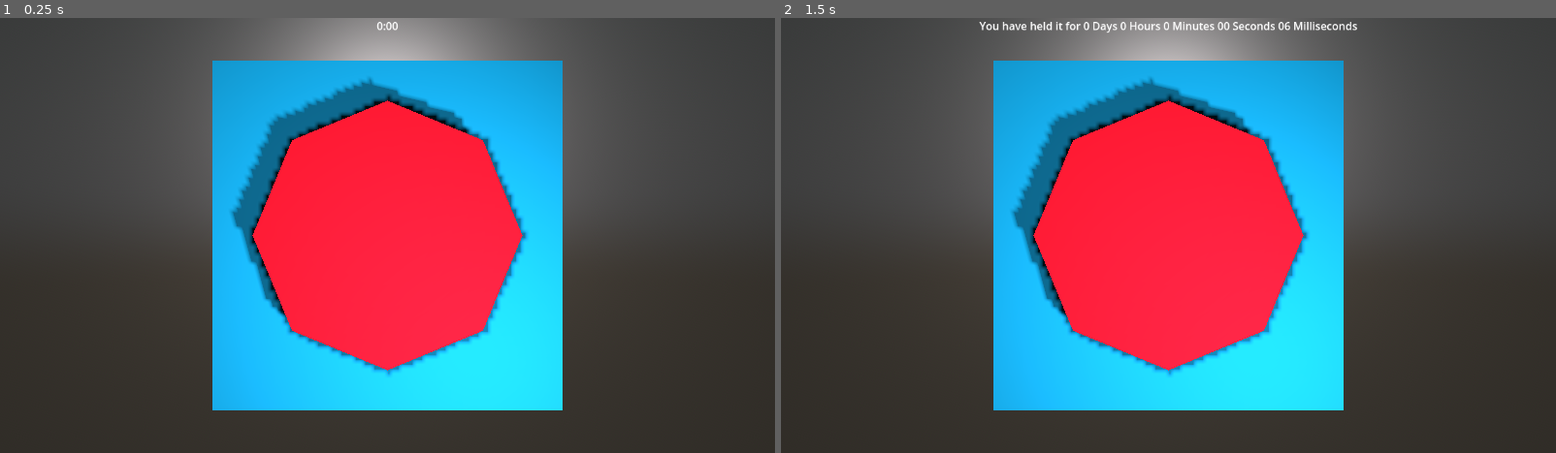
Above: before the commit, frames 1-2 (left to right).
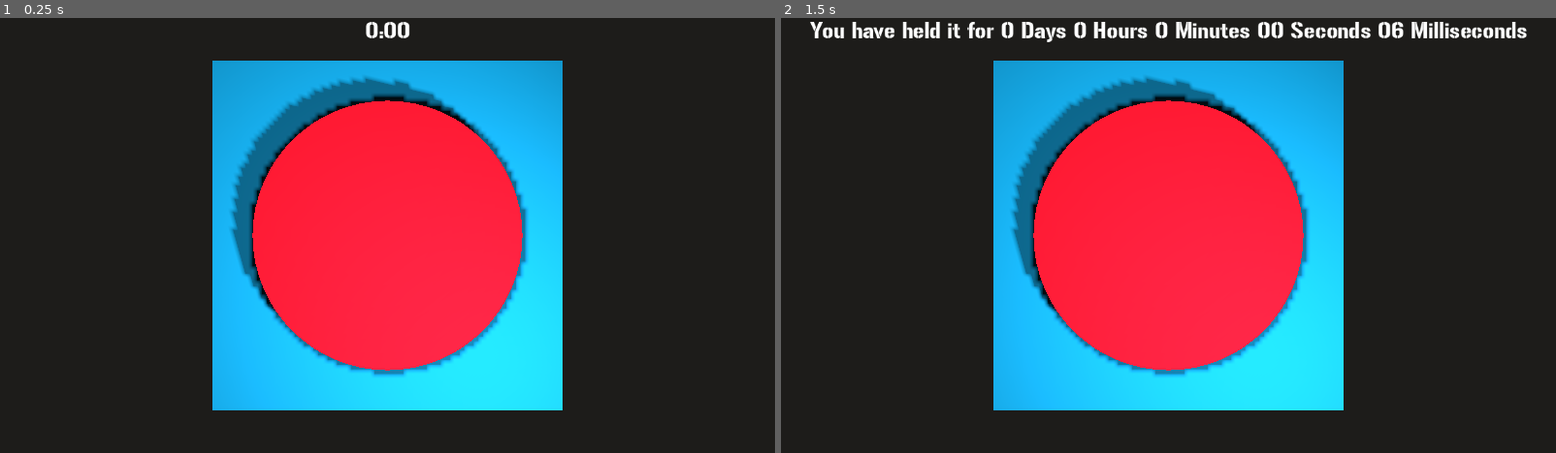
Above: after the commit, the same moments.

Repository: PandorasGit/HoldTheButton
Game: Godot game, scene res://button/button.tscn
The game is run twice, just before and just after one commit, with the same random seed, the same clock (stepped at 60 frames per second) and the same inputs. Video files are missing from this copy of the repository; at most half a second of black plays in their place.
Inputs:
- Up to frame 1 (0.25 s): no input
- Up to frame 2 (1.5 s): tap Enter (everything) at 0.5, 0.6, 1.35 s; tap Space at 1.25 s

The runs differ from the first frame. In frame 1, 55% of the frame differs, in the area x 0-100%, y 0-100%; in frame 2, 54%.

Commit message:
Remake of all time

Diff:
--- a/button/button.gd
+++ b/button/button.gd
@@ -1,4 +1,6 @@
 extends Node3D
+
+@onready var material = preload("res://button/button.tres")
 
 var is_held := false
 var time_held := 0.0
@@ -8,8 +10,11 @@
 var hours
 var millis
 var days
+var range = Vector2.ZERO
 
 func _physics_process(delta):
+	$Camera3D.position.x = randf_range(range.x, range.y)
+	$Camera3D.position.y = randf_range(range.x, range.y)
 	if is_held:
 		time_held += delta
 		days = time_held / 86400
@@ -18,18 +23,33 @@
 		seconds = fmod(time_held, 60)
 		millis = fmod(time_held, 1) * 100
 
+
 		$Label.text = "You have held it for %0d Days %0d Hours %0d Minutes %02d Seconds %02d Milliseconds" % [days, hours, minutes, seconds, millis]
 	else:
 		time_held = 0.0
 
 func _input(event):
 	if Input.is_action_just_released("everything"):
+		range = Vector2.ZERO
+		fire_off()
 		is_held = false
 		$AnimationPlayer.play("RESET")
 		print(":<")
 		$AudioStreamPlayer.stop()
 	if Input.is_action_just_pressed("everything"):
+
 		is_held = true
 		$AnimationPlayer.play("click_in")
 		print(":>")
 		$AudioStreamPlayer.play()
+
+func fire():
+	$video_background.material.albedo_texture = $Video.get_texture()
+	$video_background.material.emission_texture = $Video.get_texture()
+
+func fire_off():
+	$video_background.material.albedo_texture = material
+	$video_background.material.emission_texture = material
+
+func shake():
+	range = Vector2(-0.05, 0.05)
--- /dev/null
+++ b/button/button.tres
@@ -0,0 +1,8 @@
+[gd_resource type="StandardMaterial3D" format=3 uid="uid://c545qtl53nnct"]
+
+[resource]
+albedo_color = Color(1, 1, 1, 0)
+emission_enabled = true
+emission = Color(1, 1, 1, 1)
+emission_operator = 1
+disable_receive_shadows = true
--- a/button/button.tscn
+++ b/button/button.tscn
@@ -1,7 +1,11 @@
-[gd_scene load_steps=11 format=3 uid="uid://bnwdter6f15fw"]
+[gd_scene load_steps=16 format=3 uid="uid://bnwdter6f15fw"]
 
 [ext_resource type="Script" path="res://button/button.gd" id="1_8jjov"]
 [ext_resource type="AudioStream" uid="uid://d3e4jx22y0qvq" path="res://button/671896__bertsz__heavy-prog-metal.mp3" id="2_mjgro"]
+[ext_resource type="Material" uid="uid://c545qtl53nnct" path="res://button/button.tres" id="3_d6gkv"]
+[ext_resource type="PackedScene" uid="uid://dljggt7b6gsvt" path="res://video.tscn" id="3_gklof"]
+[ext_resource type="FontFile" uid="uid://cwmg6fjgvx7s6" path="res://button/gunplay rg.otf" id="3_v53st"]
+[ext_resource type="AudioStream" uid="uid://b8fg7u2csw51d" path="res://button/cackle.wav" id="5_ekoit"]
 
 [sub_resource type="StandardMaterial3D" id="StandardMaterial3D_7p7l8"]
 albedo_color = Color(0, 0.552941, 0.741176, 1)
@@ -9,6 +13,11 @@
 [sub_resource type="StandardMaterial3D" id="StandardMaterial3D_rh3fe"]
 albedo_color = Color(0.866667, 0, 0.145098, 1)
 emission_enabled = true
+
+[sub_resource type="CameraAttributesPractical" id="CameraAttributesPractical_n7040"]
+dof_blur_far_enabled = true
+dof_blur_near_enabled = true
+dof_blur_amount = 0.0
 
 [sub_resource type="PhysicalSkyMaterial" id="PhysicalSkyMaterial_ctlni"]
 rayleigh_color = Color(0.360784, 0.403922, 0.396078, 1)
@@ -21,6 +30,153 @@
 [sub_resource type="Environment" id="Environment_puyum"]
 background_mode = 2
 sky = SubResource("Sky_c3j21")
+
+[sub_resource type="Animation" id="Animation_dvxkj"]
+length = 0.001
+tracks/0/type = "value"
+tracks/0/imported = false
+tracks/0/enabled = true
+tracks/0/path = NodePath("CSGCylinder3D:position")
+tracks/0/interp = 1
+tracks/0/loop_wrap = true
+tracks/0/keys = {
+"times": PackedFloat32Array(0),
+"transitions": PackedFloat32Array(1),
+"update": 0,
+"values": [Vector3(0, 0, 0.0935031)]
+}
+tracks/1/type = "value"
+tracks/1/imported = false
+tracks/1/enabled = true
+tracks/1/path = NodePath("CSGCylinder3D:material")
+tracks/1/interp = 1
+tracks/1/loop_wrap = true
+tracks/1/keys = {
+"times": PackedFloat32Array(0),
+"transitions": PackedFloat32Array(1),
+"update": 1,
+"values": [SubResource("StandardMaterial3D_rh3fe")]
+}
+tracks/2/type = "value"
+tracks/2/imported = false
+tracks/2/enabled = true
+tracks/2/path = NodePath("CSGCylinder3D:material:emission_enabled")
+tracks/2/interp = 1
+tracks/2/loop_wrap = true
+tracks/2/keys = {
+"times": PackedFloat32Array(0),
+"transitions": PackedFloat32Array(1),
+"update": 1,
+"values": [true]
+}
+tracks/3/type = "value"
+tracks/3/imported = false
+tracks/3/enabled = true
+tracks/3/path = NodePath("DirectionalLight3D:light_energy")
+tracks/3/interp = 1
+tracks/3/loop_wrap = true
+tracks/3/keys = {
+"times": PackedFloat32Array(0),
+"transitions": PackedFloat32Array(1),
+"update": 0,
+"values": [5.04]
+}
+tracks/4/type = "value"
+tracks/4/imported = false
+tracks/4/enabled = true
+tracks/4/path = NodePath("SpotLight3D:position")
+tracks/4/interp = 1
+tracks/4/loop_wrap = true
+tracks/4/keys = {
+"times": PackedFloat32Array(0),
+"transitions": PackedFloat32Array(1),
+"update": 0,
+"values": [Vector3(0.596516, -0.644217, 1.07327)]
+}
+tracks/5/type = "value"
+tracks/5/imported = false
+tracks/5/enabled = true
+tracks/5/path = NodePath("SpotLight3D:rotation")
+tracks/5/interp = 1
+tracks/5/loop_wrap = true
+tracks/5/keys = {
+"times": PackedFloat32Array(0),
+"transitions": PackedFloat32Array(1),
+"update": 0,
+"values": [Vector3(0.295426, 0.417361, 0.128388)]
+}
+tracks/6/type = "value"
+tracks/6/imported = false
+tracks/6/enabled = true
+tracks/6/path = NodePath("SpotLight3D:spot_attenuation")
+tracks/6/interp = 1
+tracks/6/loop_wrap = true
+tracks/6/keys = {
+"times": PackedFloat32Array(0),
+"transitions": PackedFloat32Array(1),
+"update": 0,
+"values": [1.0]
+}
+tracks/7/type = "value"
+tracks/7/imported = false
+tracks/7/enabled = true
+tracks/7/path = NodePath("SpotLight3D:light_color")
+tracks/7/interp = 1
+tracks/7/loop_wrap = true
+tracks/7/keys = {
+"times": PackedFloat32Array(0),
+"transitions": PackedFloat32Array(1),
+"update": 0,
+"values": [Color(1, 1, 1, 1)]
+}
+tracks/8/type = "value"
+tracks/8/imported = false
+tracks/8/enabled = true
+tracks/8/path = NodePath("OmniLight3D:light_energy")
+tracks/8/interp = 1
+tracks/8/loop_wrap = true
+tracks/8/keys = {
+"times": PackedFloat32Array(0),
+"transitions": PackedFloat32Array(1),
+"update": 0,
+"values": [0.422]
+}
+tracks/9/type = "value"
+tracks/9/imported = false
+tracks/9/enabled = true
+tracks/9/path = NodePath("SpotLight3D:light_energy")
+tracks/9/interp = 1
+tracks/9/loop_wrap = true
+tracks/9/keys = {
+"times": PackedFloat32Array(0),
+"transitions": PackedFloat32Array(1),
+"update": 0,
+"values": [1.0]
+}
+tracks/10/type = "value"
+tracks/10/imported = false
+tracks/10/enabled = true
+tracks/10/path = NodePath("AudioStreamPlayer2:playing")
+tracks/10/interp = 1
+tracks/10/loop_wrap = true
+tracks/10/keys = {
+"times": PackedFloat32Array(0),
+"transitions": PackedFloat32Array(1),
+"update": 1,
+"values": [false]
+}
+tracks/11/type = "value"
+tracks/11/imported = false
+tracks/11/enabled = true
+tracks/11/path = NodePath("Camera3D:attributes:dof_blur_amount")
+tracks/11/interp = 1
+tracks/11/loop_wrap = true
+tracks/11/keys = {
+"times": PackedFloat32Array(0),
+"transitions": PackedFloat32Array(1),
+"update": 0,
+"values": [0.0]
+}
 
 [sub_resource type="Animation" id="Animation_axlgo"]
 resource_name = "click_in"
@@ -145,128 +301,57 @@
 "update": 0,
 "values": [1.0, 16.0]
 }
-
-[sub_resource type="Animation" id="Animation_dvxkj"]
-length = 0.001
-tracks/0/type = "value"
-tracks/0/imported = false
-tracks/0/enabled = true
-tracks/0/path = NodePath("CSGCylinder3D:position")
-tracks/0/interp = 1
-tracks/0/loop_wrap = true
-tracks/0/keys = {
-"times": PackedFloat32Array(0),
-"transitions": PackedFloat32Array(1),
-"update": 0,
-"values": [Vector3(0, 0, 0.0935031)]
-}
-tracks/1/type = "value"
-tracks/1/imported = false
-tracks/1/enabled = true
-tracks/1/path = NodePath("CSGCylinder3D:material")
-tracks/1/interp = 1
-tracks/1/loop_wrap = true
-tracks/1/keys = {
-"times": PackedFloat32Array(0),
-"transitions": PackedFloat32Array(1),
-"update": 1,
-"values": [SubResource("StandardMaterial3D_rh3fe")]
-}
-tracks/2/type = "value"
-tracks/2/imported = false
-tracks/2/enabled = true
-tracks/2/path = NodePath("CSGCylinder3D:material:emission_enabled")
-tracks/2/interp = 1
-tracks/2/loop_wrap = true
-tracks/2/keys = {
-"times": PackedFloat32Array(0),
-"transitions": PackedFloat32Array(1),
-"update": 1,
-"values": [true]
-}
-tracks/3/type = "value"
-tracks/3/imported = false
-tracks/3/enabled = true
-tracks/3/path = NodePath("DirectionalLight3D:light_energy")
-tracks/3/interp = 1
-tracks/3/loop_wrap = true
-tracks/3/keys = {
-"times": PackedFloat32Array(0),
-"transitions": PackedFloat32Array(1),
-"update": 0,
-"values": [5.04]
-}
-tracks/4/type = "value"
-tracks/4/imported = false
-tracks/4/enabled = true
-tracks/4/path = NodePath("SpotLight3D:position")
-tracks/4/interp = 1
-tracks/4/loop_wrap = true
-tracks/4/keys = {
-"times": PackedFloat32Array(0),
-"transitions": PackedFloat32Array(1),
-"update": 0,
-"values": [Vector3(0.596516, -0.644217, 1.07327)]
-}
-tracks/5/type = "value"
-tracks/5/imported = false
-tracks/5/enabled = true
-tracks/5/path = NodePath("SpotLight3D:rotation")
-tracks/5/interp = 1
-tracks/5/loop_wrap = true
-tracks/5/keys = {
-"times": PackedFloat32Array(0),
-"transitions": PackedFloat32Array(1),
-"update": 0,
-"values": [Vector3(0.295426, 0.417361, 0.128388)]
-}
-tracks/6/type = "value"
-tracks/6/imported = false
-tracks/6/enabled = true
-tracks/6/path = NodePath("SpotLight3D:spot_attenuation")
-tracks/6/interp = 1
-tracks/6/loop_wrap = true
-tracks/6/keys = {
-"times": PackedFloat32Array(0),
-"transitions": PackedFloat32Array(1),
-"update": 0,
-"values": [1.0]
-}
-tracks/7/type = "value"
-tracks/7/imported = false
-tracks/7/enabled = true
-tracks/7/path = NodePath("SpotLight3D:light_color")
-tracks/7/interp = 1
-tracks/7/loop_wrap = true
-tracks/7/keys = {
-"times": PackedFloat32Array(0),
-"transitions": PackedFloat32Array(1),
-"update": 0,
-"values": [Color(1, 1, 1, 1)]
-}
-tracks/8/type = "value"
-tracks/8/imported = false
-tracks/8/enabled = true
-tracks/8/path = NodePath("OmniLight3D:light_energy")
-tracks/8/interp = 1
-tracks/8/loop_wrap = true
-tracks/8/keys = {
-"times": PackedFloat32Array(0),
-"transitions": PackedFloat32Array(1),
-"update": 0,
-"values": [0.422]
-}
-tracks/9/type = "value"
-tracks/9/imported = false
-tracks/9/enabled = true
-tracks/9/path = NodePath("SpotLight3D:light_energy")
-tracks/9/interp = 1
-tracks/9/loop_wrap = true
-tracks/9/keys = {
-"times": PackedFloat32Array(0),
-"transitions": PackedFloat32Array(1),
-"update": 0,
-"values": [1.0]
+tracks/10/type = "method"
+tracks/10/imported = false
+tracks/10/enabled = true
+tracks/10/path = NodePath(".")
+tracks/10/interp = 1
+tracks/10/loop_wrap = true
+tracks/10/keys = {
+"times": PackedFloat32Array(1),
+"transitions": PackedFloat32Array(1),
+"values": [{
+"args": [],
+"method": &"fire"
+}]
+}
+tracks/11/type = "value"
+tracks/11/imported = false
+tracks/11/enabled = true
+tracks/11/path = NodePath("AudioStreamPlayer2:playing")
+tracks/11/interp = 1
+tracks/11/loop_wrap = true
+tracks/11/keys = {
+"times": PackedFloat32Array(0, 5),
+"transitions": PackedFloat32Array(1, 1),
+"update": 1,
+"values": [false, true]
+}
+tracks/12/type = "value"
+tracks/12/imported = false
+tracks/12/enabled = true
+tracks/12/path = NodePath("Camera3D:attributes:dof_blur_amount")
+tracks/12/interp = 1
+tracks/12/loop_wrap = true
+tracks/12/keys = {
+"times": PackedFloat32Array(0, 2, 20),
+"transitions": PackedFloat32Array(1, 1, 1),
+"update": 0,
+"values": [0.0, 0.0, 0.75]
+}
+tracks/13/type = "method"
+tracks/13/imported = false
+tracks/13/enabled = true
+tracks/13/path = NodePath(".")
+tracks/13/interp = 1
+tracks/13/loop_wrap = true
+tracks/13/keys = {
+"times": PackedFloat32Array(5),
+"transitions": PackedFloat32Array(1),
+"values": [{
+"args": [],
+"method": &"shake"
+}]
 }
 
 [sub_resource type="AnimationLibrary" id="AnimationLibrary_14hkc"]
@@ -285,15 +370,18 @@
 
 [node name="CSGCylinder3D" type="CSGCylinder3D" parent="."]
 transform = Transform3D(0.702713, 0, 0, 0, -5.22143e-09, -0.702713, 0, 0.119452, -3.07166e-08, 0, 0, 0.0935031)
+sides = 64
 material = SubResource("StandardMaterial3D_rh3fe")
 
 [node name="Camera3D" type="Camera3D" parent="."]
 transform = Transform3D(1, 0, 0, 0, 1, 0, 0, 0, 1, 0, 0, 1.35)
+attributes = SubResource("CameraAttributesPractical_n7040")
 fov = 53.0
 
 [node name="DirectionalLight3D" type="DirectionalLight3D" parent="."]
 transform = Transform3D(1, 0, 0, 0, -0.963663, 0.267121, 0, -0.267121, -0.963663, 0, 0, 0)
 light_energy = 5.04
+light_cull_mask = 4294967293
 
 [node name="WorldEnvironment" type="WorldEnvironment" parent="."]
 environment = SubResource("Environment_puyum")
@@ -301,10 +389,12 @@
 [node name="OmniLight3D" type="OmniLight3D" parent="."]
 transform = Transform3D(1, 0, 0, 0, 1, 0, 0, 0, 1, -0.0161495, 0, 0.96954)
 light_energy = 0.422
+light_cull_mask = 4294967293
 shadow_enabled = true
 
 [node name="SpotLight3D" type="SpotLight3D" parent="."]
-transform = Transform3D(0.921748, 0, 0.387789, 0.122489, 0.948804, -0.291147, -0.367936, 0.315864, 0.874559, 0.596516, -0.644217, 1.07327)
+transform = Transform3D(0.921748, -1.3411e-07, 0.387789, 0.122489, 0.948804, -0.291147, -0.367936, 0.315864, 0.874559, 0.596516, -0.644217, 1.07327)
+light_cull_mask = 4294967293
 shadow_enabled = true
 
 [node name="AudioStreamPlayer" type="AudioStreamPlayer" parent="."]
@@ -323,5 +413,22 @@
 offset_right = 20.0
 offset_bottom = 23.0
 grow_horizontal = 2
+theme_override_fonts/font = ExtResource("3_v53st")
+theme_override_font_sizes/font_size = 30
 text = "0:00"
 horizontal_alignment = 1
+
+[node name="video_background" type="CSGBox3D" parent="."]
+transform = Transform3D(3.975, 0, 0, 0, 1.915, 0, 0, 0, 3.49, 0, 0, -1.74406)
+layers = 2
+size = Vector3(1, 1, 0.687378)
+material = ExtResource("3_d6gkv")
+
+[node name="Video" parent="." instance=ExtResource("3_gklof")]
+offset_left = 1180.0
+offset_top = -669.0
+offset_right = 3868.0
+offset_bottom = 843.0
+
+[node name="AudioStreamPlayer2" type="AudioStreamPlayer" parent="."]
+stream = ExtResource("5_ekoit")
--- /dev/null
+++ b/video.gd
@@ -0,0 +1,5 @@
+extends SubViewportContainer
+
+
+func get_texture():
+	return $VideoStreamPlayer.get_video_texture()
--- /dev/null
+++ b/video.tscn
@@ -0,0 +1,20 @@
+[gd_scene load_steps=3 format=3 uid="uid://dljggt7b6gsvt"]
+
+[ext_resource type="Script" path="res://video.gd" id="1_7xwwf"]
+[ext_resource type="VideoStream" path="res://firreeeeee.ogv" id="1_48w56"]
+
+[node name="Video" type="SubViewportContainer"]
+offset_right = 3840.0
+offset_bottom = 2160.0
+script = ExtResource("1_7xwwf")
+
+[node name="SubViewport" type="SubViewport" parent="."]
+handle_input_locally = false
+size = Vector2i(3840, 2160)
+render_target_update_mode = 4
+
+[node name="VideoStreamPlayer" type="VideoStreamPlayer" parent="."]
+layout_mode = 2
+stream = ExtResource("1_48w56")
+autoplay = true
+loop = true
Not shown, added: button/cackle.wav.import
Binary file added: button/gunplay rg.otf
Not shown, added: button/gunplay rg.otf.import
Not shown, added: button/cackle.aup3
Not shown, added: button/cackle.aup3-shm
Not shown, added: button/cackle.aup3-wal
Not shown, added: button/cackle.wav
Not shown, added: firreeeeee.ogv
